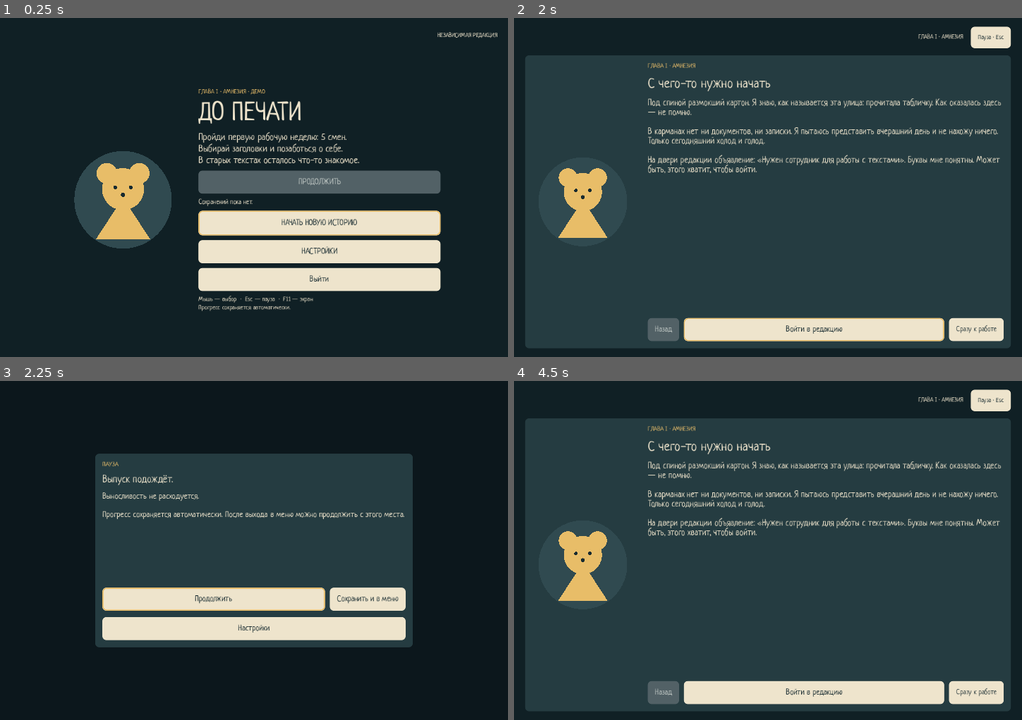
Above: before the commit, frames 1-4 (two rows, left to right).
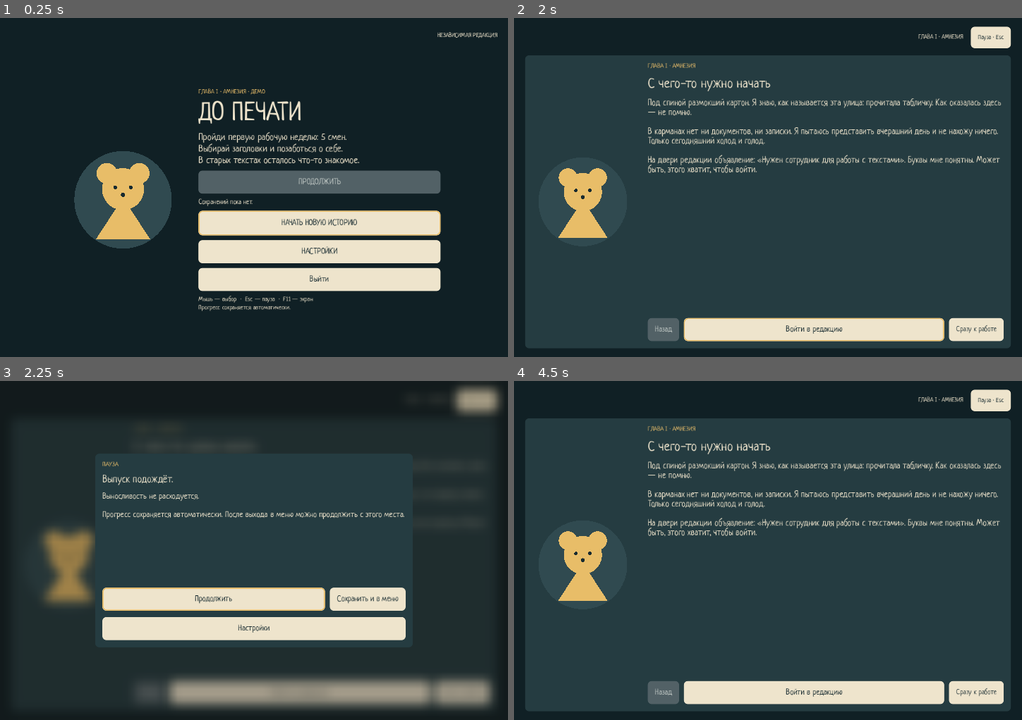
Above: after the commit, the same moments.

Repository: Pokimonchick/DisinfoJam
Game: Godot game, scene res://Scenes/mvp_game.tscn
Same seed, same stepped clock (60 frames per second), same inputs: the game is played once before the commit and once after it.
Inputs:
- Up to frame 1 (0.25 s): no input
- Up to frame 2 (2 s): click "НАЧАТЬ НОВУЮ ИСТОРИЮ" at 0.5 s; click "Начать историю" at 1.25 s
- Up to frame 3 (2.25 s): click "Пауза · Esc" at 2 s
- Up to frame 4 (4.5 s): click "Войти в редакцию" at 2.75 s; click "Сразу к работе" at 3.5 s; click "Продолжить" at 4.25 s

Frames 1-2 are identical in both runs. In frame 3, 16% of the frame differs, in the area x 4-100%, y 1-98%; in frame 4, nothing differs.

Commit message:
Blur the game behind the pause menu

Diff:
--- a/Scenes/mvp_game.tscn
+++ b/Scenes/mvp_game.tscn
@@ -10,6 +10,7 @@
 [ext_resource type="PackedScene" path="res://Scenes/settings_panel.tscn" id="8_settings"]
 [ext_resource type="PackedScene" path="res://Scenes/interaction_tutorial.tscn" id="9_tutorial"]
 [ext_resource type="Script" path="res://Scripts/money_delta.gd" id="10_money"]
+[ext_resource type="PackedScene" path="res://Scenes/pause_panel.tscn" id="11_pause"]
 
 [sub_resource type="ShaderMaterial" id="ShaderMaterial_fatigue"]
 resource_local_to_scene = true
@@ -318,7 +319,7 @@
 mouse_filter = 2
 script = ExtResource("10_money")
 
-[node name="PausePanel" parent="." unique_id=939216753 instance=ExtResource("5")]
+[node name="PausePanel" parent="." unique_id=939216753 instance=ExtResource("11_pause")]
 z_index = 130
 layout_mode = 1
 
--- /dev/null
+++ b/Scenes/pause_panel.tscn
@@ -0,0 +1,19 @@
+[gd_scene format=3]
+
+[ext_resource type="PackedScene" uid="uid://tmr0o4wmncm6" path="res://Scenes/message_panel.tscn" id="1_panel"]
+[ext_resource type="Shader" path="res://Shaders/pause_blur.gdshader" id="2_blur"]
+
+[sub_resource type="ShaderMaterial" id="ShaderMaterial_pause_blur"]
+resource_local_to_scene = true
+shader = ExtResource("2_blur")
+shader_parameter/blur_amount = 3.0
+shader_parameter/dim_color = Color(0.08, 0.06, 0.04, 0.34)
+
+[node name="PausePanel" instance=ExtResource("1_panel")]
+
+[node name="BackdropCopy" type="BackBufferCopy" parent="." index="0"]
+copy_mode = 2
+
+[node name="Dim" parent="." index="1"]
+material = SubResource("ShaderMaterial_pause_blur")
+color = Color(1, 1, 1, 1)
--- /dev/null
+++ b/Shaders/pause_blur.gdshader
@@ -0,0 +1,12 @@
+shader_type canvas_item;
+render_mode unshaded;
+
+uniform sampler2D screen_texture : hint_screen_texture, repeat_disable, filter_linear_mipmap;
+uniform float blur_amount : hint_range(0.0, 6.0, 0.1) = 3.0;
+uniform vec4 dim_color : source_color = vec4(0.08, 0.06, 0.04, 0.34);
+
+void fragment() {
+	vec3 backdrop = textureLod(screen_texture, SCREEN_UV, blur_amount).rgb;
+	// Alpha controls the translucent tint over the blurred game, not the menu.
+	COLOR = vec4(mix(backdrop, dim_color.rgb, dim_color.a), 1.0);
+}
